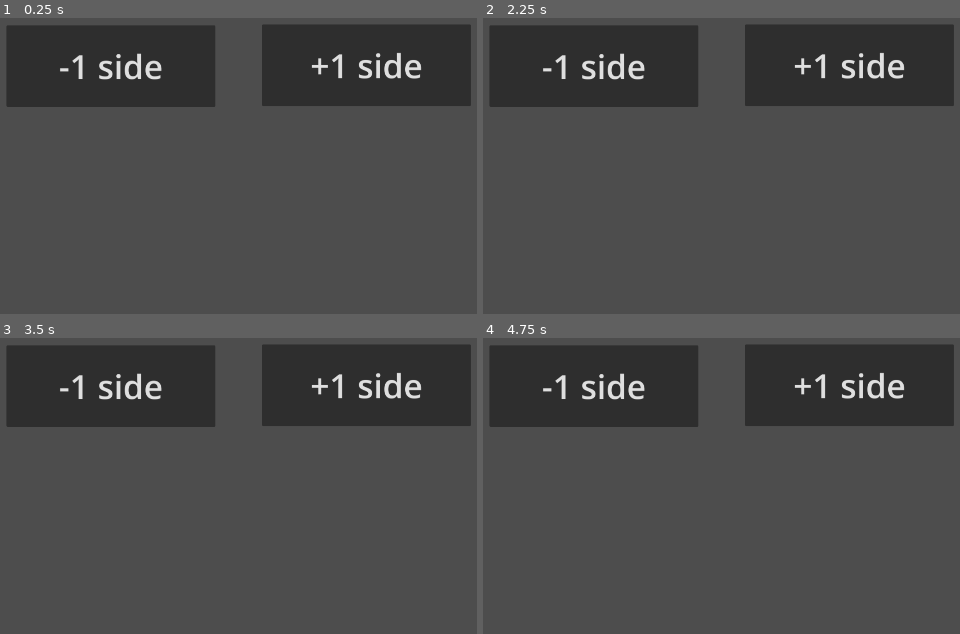
Above: before the commit, frames 1-4 (two rows, left to right).
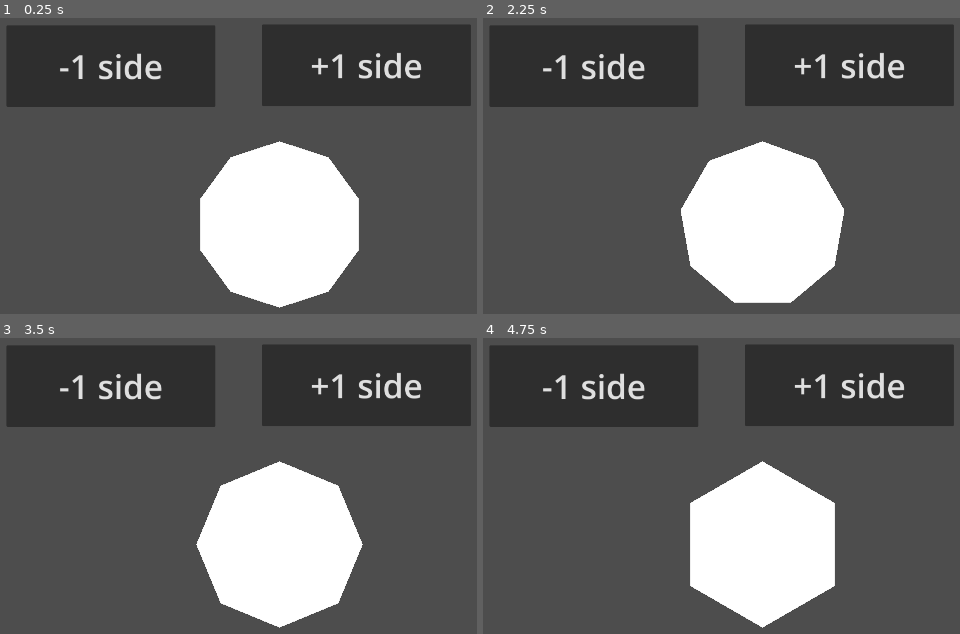
Above: after the commit, the same moments.

Repository: ar-bh/15percent
Game: Godot game, scene res://game/polygon_test.tscn
Same seed, same stepped clock (60 frames per second), same inputs: the game is played once before the commit and once after it. This scene is started directly instead of the project's main scene.
Inputs (mouse positions are in pixels of both pictures, inside the frame that each line leads up to):
- Up to frame 1 (0.25 s): no input
- Up to frame 2 (2.25 s): click "+1 side" at 0.5 s; click "-1 side" at 1.25 s; tap Enter at 2 s; move the mouse to (936, 201) at 2.02 s; hold Right from 2.03 s (still down); hold E (cut_mode) from 2.03 s (still down); click (936, 201) at 2.17 s
- Up to frame 3 (3.5 s): tap Space at 2.75 s; move the mouse to (119, 565) at 2.77 s; release Right at 2.78 s; release E (cut_mode) at 2.78 s; hold Down from 2.78 s (still down); tap E (cut_mode) at 2.85 s; click (119, 565) at 2.92 s
- Up to frame 4 (4.75 s): tap Enter at 3.5 s; move the mouse to (840, 444) at 3.52 s; release Down at 3.53 s; hold Right 3.53-4.28 s; hold E (cut_mode) 3.53-4.28 s; tap Alt at 3.6 s; click (840, 444) at 3.67 s; tap Space at 4.25 s; move the mouse to (outside the picture) at 4.27 s; hold Up from 4.28 s (still down); tap Shift at 4.35 s; click (outside the picture) at 4.42 s; tap E (cut_mode) at 4.55 s

The runs differ from the first frame. In frame 1, 14% of the frame differs, in the area x 41-76%, y 41-98%; in frame 2, 14%; in frame 3, 14%; in frame 4, 13%.

Commit message:
animations

Diff:
--- a/game/gameplay_shapes.gd
+++ b/game/gameplay_shapes.gd
@@ -69,6 +69,12 @@
 	shape_polygon.add_child(collision_polygon)
 	add_child(shape_polygon)
 	_arrange_themes()
+
+#endregion
+
+#region cut piece
+const CUT_PIECE_ANIM_DURATION := 1.0
+const CUT_PIECE_DISAPPEAR := true
 
 #endregion
 
@@ -87,6 +93,7 @@
 #endregion
 
 func _ready() -> void:
+	#region cutting
 	polygon_points = _get_polygon_points(polygon_sides, polygon_center, polygon_radius)
 	polygon_edges = _get_polygon_edges(polygon_points)
 
@@ -102,8 +109,10 @@
 
 	cut_timer.wait_time = 0.7
 	cut_timer.timeout.connect(_on_cut_timer_timeout)
+	#endregion
 
 func _process(_delta: float) -> void:
+	#region cutting
 	last_delta = max(_delta, 0.0001)
 	cut_mode = Input.is_action_pressed("cut_mode") or Input.is_mouse_button_pressed(MOUSE_BUTTON_LEFT)
 
@@ -122,6 +131,7 @@
 
 	was_inside = inside
 	prev_mouse = mouse
+	#endregion
 
 func _arrange_themes() -> void:
 	if shape_polygon == null or not is_instance_valid(shape_polygon):
@@ -144,7 +154,13 @@
 
 #endregion
 
-#region core gameplay functions
+#region pointers
+
+
+#endregion
+
+
+#region cutting gameplay functions
 func _is_inside(point: Vector2) -> bool:
 	return Geometry2D.is_point_in_polygon(point, polygon_points)
 
@@ -176,6 +192,10 @@
 		var reject_reason := _check_valid_line(prev_mouse, mouse, polygon_edges, false)
 		last_reject_reason = reject_reason if reject_reason != "" else "line drawn (fast)"
 		if reject_reason == "":
+
+			if debug:
+				_create_line(prev_mouse, mouse)
+
 			_perform_cut(prev_mouse, mouse)
 		return
 
@@ -219,6 +239,53 @@
 
 	_delete_polygon_children()
 	draw_new_polygon(polygon_sides, polygon_center, polygon_radius, polygon_points)
+
+	if polygon1_points == keeper:
+		_animate_cut_piece(polygon2_points)
+	else:
+		_animate_cut_piece(polygon1_points)
+
+func _animate_cut_piece(cut_piece_points: PackedVector2Array) -> void:
+	var cut_piece = Polygon2D.new()
+	cut_piece.polygon = cut_piece_points
+
+	if themes_list.has(theme) and themes_list[theme].get("appearance_type") == "color":
+		cut_piece.color = themes_list[theme]["color"]
+
+	get_parent().add_child(cut_piece)
+
+	var cut_piece_tween := create_tween()
+	cut_piece_tween.set_parallel(true)
+
+	var screen_size = get_viewport().get_visible_rect().size
+
+	var piece_center := Vector2.ZERO
+	for pt in cut_piece_points:
+		piece_center += pt
+	piece_center /= cut_piece_points.size()
+
+	var dist_left = piece_center.x
+	var dist_right = screen_size.x - piece_center.x
+	var dist_top = piece_center.y
+	var dist_bottom = screen_size.y - piece_center.y
+
+	var closest_dist = min(dist_left, dist_right, dist_top, dist_bottom)
+
+	if closest_dist == dist_left:
+		cut_piece_tween.tween_property(cut_piece, "position:x", cut_piece.position.x - (dist_left + 100.0), CUT_PIECE_ANIM_DURATION)
+	elif closest_dist == dist_right:
+		cut_piece_tween.tween_property(cut_piece, "position:x", cut_piece.position.x + (dist_right + 100.0), CUT_PIECE_ANIM_DURATION)
+	elif closest_dist == dist_top:
+		cut_piece_tween.tween_property(cut_piece, "position:y", cut_piece.position.y - (dist_top + 100.0), CUT_PIECE_ANIM_DURATION)
+	elif closest_dist == dist_bottom:
+		cut_piece_tween.tween_property(cut_piece, "position:y", cut_piece.position.y + (dist_bottom + 100.0), CUT_PIECE_ANIM_DURATION)
+
+	if CUT_PIECE_DISAPPEAR:
+		cut_piece_tween.tween_property(cut_piece, "modulate:a", 0.0, CUT_PIECE_ANIM_DURATION)
+
+	cut_piece_tween.chain().finished.connect(func() -> void:
+		cut_piece.queue_free()
+	)
 
 func _build_piece(start_cut: Vector2, start_edge: int, end_cut: Vector2, end_edge: int, forward: bool) -> PackedVector2Array:
 	var piece := PackedVector2Array()
--- a/game/main_gameplay.tscn
+++ b/game/main_gameplay.tscn
@@ -30,3 +30,4 @@
 stretch_mode = 5
 
 [node name="GameplayShapes" parent="." unique_id=922722316 instance=ExtResource("3_v8vcv")]
+polygon_sides = 6
--- a/game/polygon_test.tscn
+++ b/game/polygon_test.tscn
@@ -1,10 +1,50 @@
 [gd_scene format=3 uid="uid://7es453epua6j"]
 
 [ext_resource type="Script" uid="uid://dao5p86xpyucp" path="res://polygon_test.gd" id="1_6eqgx"]
-[ext_resource type="Shader" uid="uid://b7swh3cpb8wdv" path="res://game_assets/group_outline.gdshader" id="2_wo0rm"]
+
+[sub_resource type="Shader" id="Shader_6eqgx"]
+code = "// This program draws an outline around sprites grouped under a CanvasGroup node.
+shader_type canvas_item;
+
+uniform sampler2D screen_texture : hint_screen_texture, filter_linear_mipmap;
+uniform vec4 line_color : source_color = vec4(0, 0, 0, 1);
+uniform float line_thickness = 4.0;
+uniform vec2 viewport_scale = vec2(1.0);
+
+
+void vertex() {
+	VERTEX += (UV * 2.0 - 1.0) * line_thickness;
+}
+
+
+void fragment() {
+    vec2 uv = SCREEN_UV;
+    vec2 size = (SCREEN_PIXEL_SIZE * line_thickness) * viewport_scale;
+
+
+    float outline = texture(screen_texture, uv + vec2(-size.x, 0)).a;
+    outline += texture(screen_texture, uv + vec2(0, size.y)).a;
+    outline += texture(screen_texture, uv + vec2(size.x, 0)).a;
+    outline += texture(screen_texture, uv + vec2(0, -size.y)).a;
+    outline += texture(screen_texture, uv + vec2(-size.x * 0.866, size.y * 0.5)).a;
+    outline += texture(screen_texture, uv + vec2(-size.x * 0.5, size.y * 0.866)).a;
+    outline += texture(screen_texture, uv + vec2(size.x * 0.866, size.y * 0.5)).a;
+    outline += texture(screen_texture, uv + vec2(size.x * 0.5, size.y * 0.866)).a;
+    outline += texture(screen_texture, uv + vec2(-size.x * 0.866, -size.y * 0.5)).a;
+    outline += texture(screen_texture, uv + vec2(-size.x * 0.5, -size.y * 0.866)).a;
+    outline += texture(screen_texture, uv + vec2(size.x * 0.866, -size.y * 0.5)).a;
+    outline += texture(screen_texture, uv + vec2(size.x * 0.5, -size.y * 0.866)).a;
+    outline /= 12.0;
+
+	vec4 screen_color = texture(screen_texture, SCREEN_UV);
+	float edge = smoothstep(0.0, 0.35, outline - screen_color.a);
+	COLOR = mix(screen_color, line_color, edge);
+
+}
+"
 
 [sub_resource type="ShaderMaterial" id="ShaderMaterial_pqj2c"]
-shader = ExtResource("2_wo0rm")
+shader = SubResource("Shader_6eqgx")
 shader_parameter/line_color = Color(0, 0, 0, 1)
 shader_parameter/line_thickness = 4.0
 shader_parameter/viewport_scale = Vector2(1, 1)
--- a/polygon_test.gd
+++ b/polygon_test.gd
@@ -1,59 +1,59 @@
 extends Node2D
-#
-#@onready var increase_side_button: Button = %IncreaseSideButton
-#@onready var decrease_side_button: Button = %DecreaseSideButton
-#
-#@export var polygon_sides: int = 10
-#@onready var polygon_center: Vector2 = Vector2(get_viewport().size.x / 2, get_viewport().size.y / 2)
-#@export var polygon_radius: float = 200.0
-#
-#var shape_polygon: Polygon2D
-#var collision_polygon: CollisionPolygon2D
-#
-## Called when the node enters the scene tree for the first time.
-#func _ready() -> void:
-	#draw_new_polygon(polygon_sides, polygon_center, polygon_radius)
-	#
-	#increase_side_button.pressed.connect(_on_increase_side_button_pressed)
-	#decrease_side_button.pressed.connect(_on_decrease_side_button_pressed)
-	#
-#func _on_increase_side_button_pressed():
-	#delete_polygon_children()
-	#polygon_sides += 1
-	#draw_new_polygon(polygon_sides, polygon_center, polygon_radius)
-	#
-#func _on_decrease_side_button_pressed():
-	#delete_polygon_children()
-	#polygon_sides -= 1
-	#draw_new_polygon(polygon_sides, polygon_center, polygon_radius)
-#
-## Called every frame. 'delta' is the elapsed time since the previous frame.
-#func _process(delta: float) -> void:
-	#pass
-#
-#func draw_new_polygon(sides: int, center: Vector2, radius: float, start_angle: float = -PI/2):
-	#shape_polygon = Polygon2D.new()
-	#collision_polygon = CollisionPolygon2D.new()
-	#
-	#var shape_points: PackedVector2Array = make_regular_polygon(sides, center, radius)
-	#
-	#shape_polygon.polygon = shape_points
-	#collision_polygon.polygon = shape_points
-	#
-	#add_child(shape_polygon)
-	#shape_polygon.add_child(collision_polygon)
-#
-#func make_regular_polygon(sides: int, center: Vector2, radius: float, start_angle: float = -PI/2) -> PackedVector2Array:
-	#var points := PackedVector2Array()
-	#var angle_step := TAU / sides # TAU = 2 * PI = full circle
-	#
-	#for side in sides:
-		#var angle := start_angle + angle_step * side
-		#points.append(center + Vector2(cos(angle), sin(angle)) * radius)
-		#
-	#return points
-#
-#func delete_polygon_children():
-	#for child in get_children():
-		#if child is Polygon2D or child is CollisionPolygon2D:
-			#child.queue_free()
+
+@onready var increase_side_button: Button = %IncreaseSideButton
+@onready var decrease_side_button: Button = %DecreaseSideButton
+
+@export var polygon_sides: int = 10
+@onready var polygon_center: Vector2 = Vector2(get_viewport().size.x / 2, get_viewport().size.y / 2)
+@export var polygon_radius: float = 200.0
+
+var shape_polygon: Polygon2D
+var collision_polygon: CollisionPolygon2D
+
+# Called when the node enters the scene tree for the first time.
+func _ready() -> void:
+	draw_new_polygon(polygon_sides, polygon_center, polygon_radius)
+
+	increase_side_button.pressed.connect(_on_increase_side_button_pressed)
+	decrease_side_button.pressed.connect(_on_decrease_side_button_pressed)
+
+func _on_increase_side_button_pressed():
+	delete_polygon_children()
+	polygon_sides += 1
+	draw_new_polygon(polygon_sides, polygon_center, polygon_radius)
+
+func _on_decrease_side_button_pressed():
+	delete_polygon_children()
+	polygon_sides -= 1
+	draw_new_polygon(polygon_sides, polygon_center, polygon_radius)
+
+# Called every frame. 'delta' is the elapsed time since the previous frame.
+func _process(delta: float) -> void:
+	pass
+
+func draw_new_polygon(sides: int, center: Vector2, radius: float, start_angle: float = -PI/2):
+	shape_polygon = Polygon2D.new()
+	collision_polygon = CollisionPolygon2D.new()
+
+	var shape_points: PackedVector2Array = make_regular_polygon(sides, center, radius)
+
+	shape_polygon.polygon = shape_points
+	collision_polygon.polygon = shape_points
+
+	add_child(shape_polygon)
+	shape_polygon.add_child(collision_polygon)
+
+func make_regular_polygon(sides: int, center: Vector2, radius: float, start_angle: float = -PI/2) -> PackedVector2Array:
+	var points := PackedVector2Array()
+	var angle_step := TAU / sides # TAU = 2 * PI = full circle
+
+	for side in sides:
+		var angle := start_angle + angle_step * side
+		points.append(center + Vector2(cos(angle), sin(angle)) * radius)
+
+	return points
+
+func delete_polygon_children():
+	for child in get_children():
+		if child is Polygon2D or child is CollisionPolygon2D:
+			child.queue_free()
